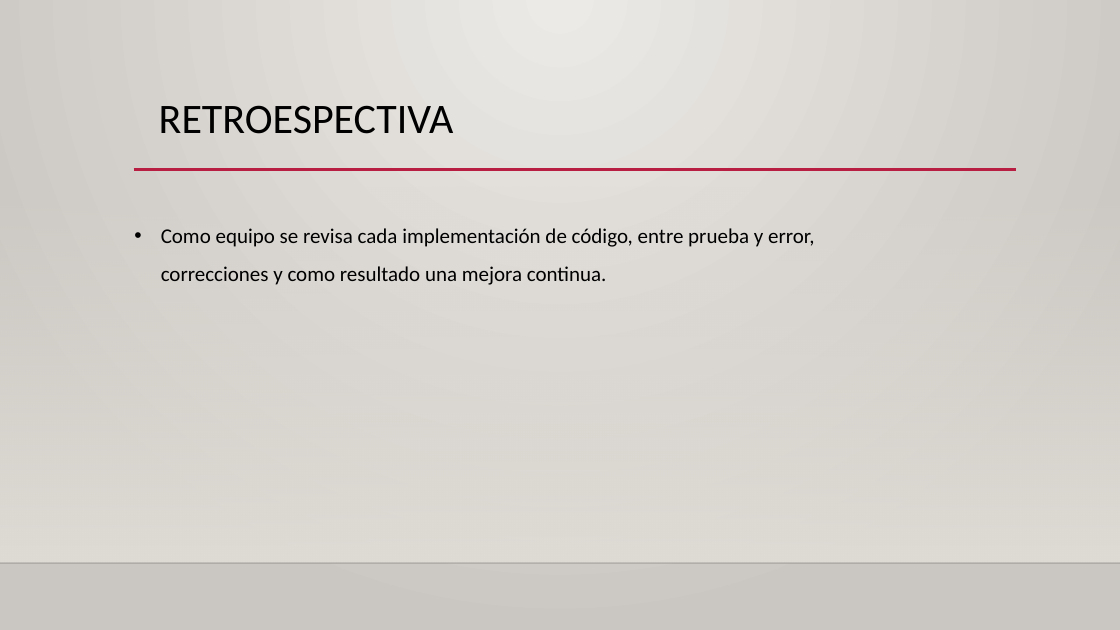
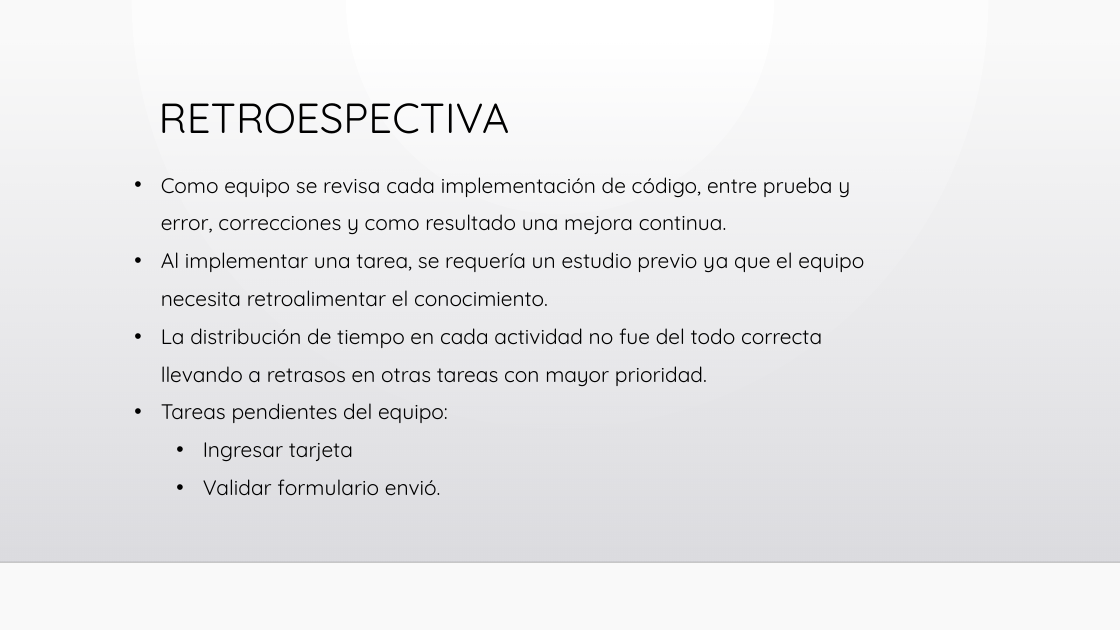
Before and after one commit to cbarralesp/tiendaevaluacion3, a slide deck: slide 12 of PRESENTACION DE EVALUACION.pptx (slide 8 before the commit). Drawn at 1120x630 pixels with LibreOffice and Linux fonts; fonts in the diff are those of the drawing; background and template pictures are left out. Boxes give left, top, right and bottom in pixels: in the first picture for what was removed or moved away, otherwise in the second. Text is boxed around its words. In the diff, an @@ line names an element or a change of style, - is before the commit and + after.

```diff
--- a/PRESENTACION DE EVALUACION.pptx
+++ b/PRESENTACION DE EVALUACION.pptx
@@ background gradient #ECEAE7 to #CAC7C1 to gradient #FFFFFF to #FAFAFA @@
@@ rectangle resized from (x1=0, y1=186, x2=1120, y2=563) to (x1=0, y1=43, x2=1120, y2=562) @@
@@ rectangle at (x1=0, y1=43, x2=1120, y2=562): fill gradient #DFDBD5 to gradient #DCDCE0 to #DEDEE2 @@
@@ text "RETROESPECTIVA" at (x1=159, y1=103, x2=510, y2=134): font Calibri to Quicksand @@
@@ text "Como equipo se revisa cada ..." moved from (x1=161, y1=228, x2=815, y2=285) to (x1=161, y1=177, x2=864, y2=495) @@
@@ line removed from (134, 170) to (1017, 170) @@
@@ text at (x1=161, y1=177, x2=850, y2=235): font Calibri to Quicksand in "Como equipo se revisa cada implementación de ..." @@
@@ text at (x1=161, y1=252, x2=864, y2=495): paragraphs added @@
+• Al implementar una tarea, se requería un estudio previo ya que el equipo necesita retroalimentar el conocimiento.
+• La distribución de tiempo en cada actividad no fue del todo correcta llevando a retrasos en otras tareas con mayor prioridad.
+• Tareas pendientes del equipo:
+  • Ingresar tarjeta
+  • Validar formulario envió.
```
Also in this commit, not shown: 7 other slides changed, 4 slides added, 14 other files.
